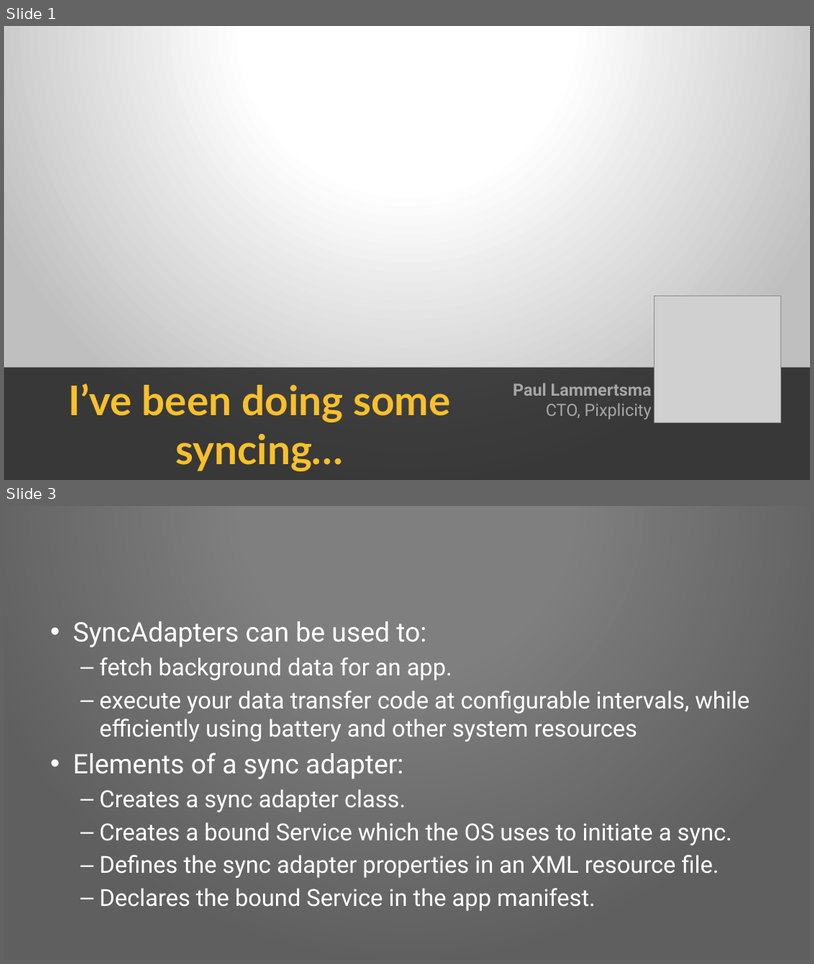
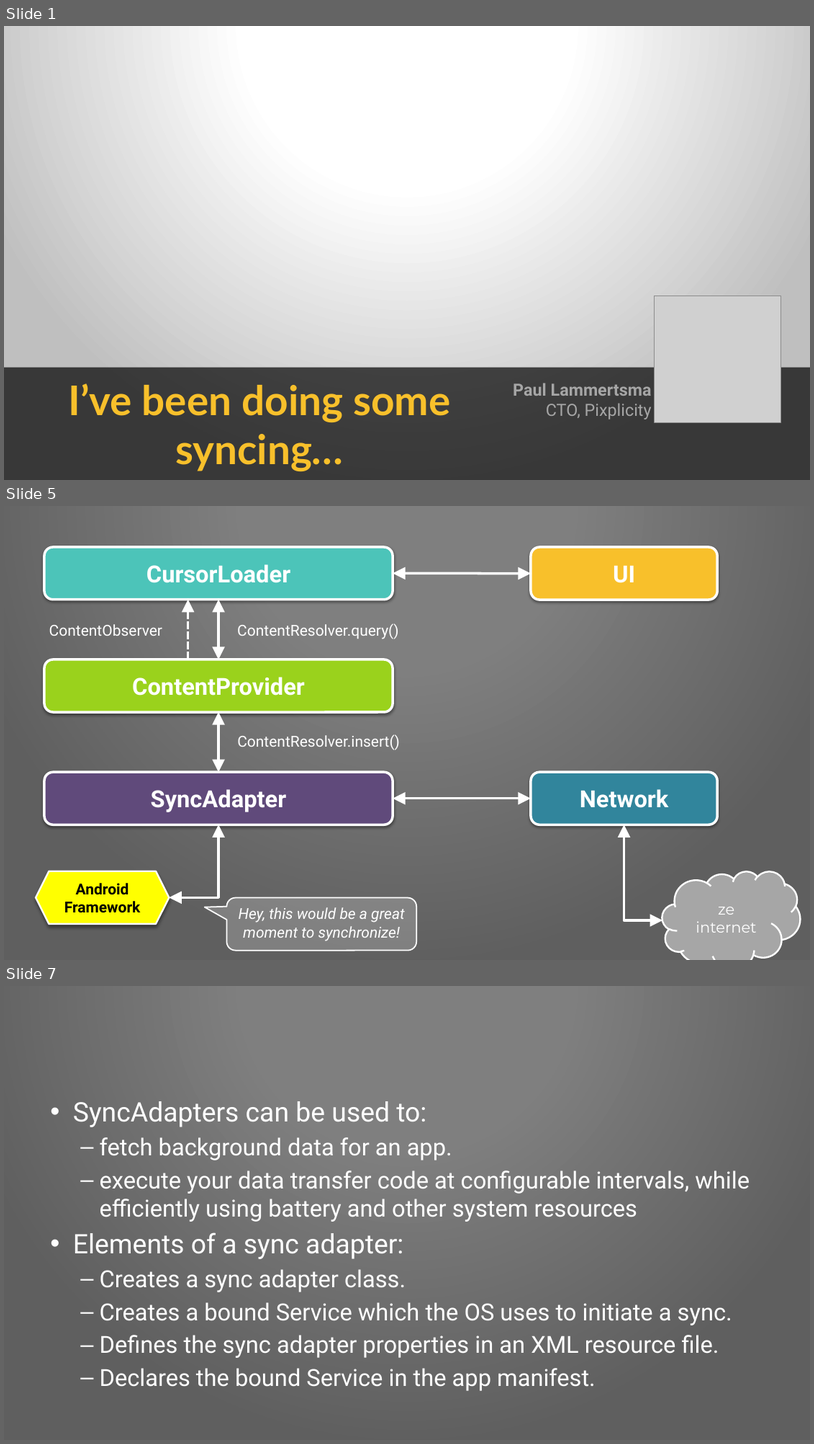
Before and after one commit to Pixplicity/sync-demo, a slide deck: I've been doing some syncing.pptx. Shown one above the other, each under a label of ours: slides 1 and 3 before the commit, slides 1, 5 and 7 after it; the slides between them are not shown. The pictures are 814x964 and 814x1444 pixels, drawn with LibreOffice and Linux fonts; fonts in the diff are those of the drawing; grey boxes stand for pictures; background and template pictures are left out. Boxes give left, top, right and bottom in pixels: in the first picture for what was removed or moved away, otherwise in the second. Text is boxed around its words. In the diff, an @@ line names an element or a change of style, - is before the commit and + after.

```diff
--- a/I've been doing some syncing.pptx
+++ b/I've been doing some syncing.pptx
@@ slide 5 added at (x1=4, y1=506, x2=810, y2=960), background picture (left out); not listed: 1 template element that a slide beside it also shows @@
@@ rounded rectangle added at (x1=44, y1=547, x2=393, y2=600), fill #4CC4B9, outline #FFFFFF 3 pt, 28 pt, text #FFFFFF, bold @@
+CursorLoader
@@ rounded rectangle added at (x1=531, y1=547, x2=718, y2=600), fill #F8C02B, outline #FFFFFF 3 pt, 28 pt, text #FFFFFF, bold @@
+UI
@@ double arrow added from (393, 573) to (531, 573), #FFFFFF 3 pt @@
@@ arrow added from (188, 659) to (188, 600), #FFFFFF 3 pt dashed @@
@@ double arrow added from (219, 600) to (219, 659), #FFFFFF 3 pt @@
@@ text added at (x1=49, y1=624, x2=162, y2=636), 18 pt, text #FFFFFF @@
+ContentObserver
@@ text added at (x1=237, y1=623, x2=399, y2=639), 18 pt, text #FFFFFF @@
+ContentResolver.query()
@@ rounded rectangle added at (x1=44, y1=659, x2=393, y2=713), fill #9AD21C, outline #FFFFFF 3 pt, 28 pt, text #FFFFFF, bold @@
+ContentProvider
@@ double arrow added from (219, 713) to (219, 772), #FFFFFF 3 pt @@
@@ text added at (x1=237, y1=734, x2=400, y2=750), 18 pt, text #FFFFFF @@
+ContentResolver.insert()
@@ rounded rectangle added at (x1=44, y1=772, x2=393, y2=825), fill #604A7B, outline #FFFFFF 3 pt, 28 pt, text #FFFFFF, bold @@
+SyncAdapter
@@ rounded rectangle added at (x1=531, y1=772, x2=718, y2=825), fill #31859C, outline #FFFFFF 3 pt, 28 pt, text #FFFFFF, bold @@
+Network
@@ double arrow added from (393, 798) to (531, 798), #FFFFFF 3 pt @@
@@ elbow double arrow added from (219, 825) to (169, 898), #FFFFFF 3 pt @@
@@ elbow double arrow added from (625, 825) to (663, 921), #FFFFFF 3 pt @@
@@ hexagon added at (x1=36, y1=871, x2=169, y2=924), fill #FFFF00, outline #FFFFFF 2 pt, 18 pt, text #000000, bold @@
+Android Framework
@@ cloud added at (x1=663, y1=871, x2=801, y2=960), fill #A6A6A6, outline #FFFFFF 2 pt, 18 pt, text #FFFFFF @@
+ze internet
@@ rounded speech box added at (x1=226, y1=898, x2=417, y2=950), fill #FFFFFF at 20% opacity, outline #FFFFFF 1.5 pt @@
@@ text added at (x1=239, y1=907, x2=405, y2=941), 18 pt, text #FFFFFF, italic @@
+Hey, this would be a great moment to synchronize!
@@ what was slide 3 is now slide 7 @@
```
Also in this commit, not shown: 2 slides changed, 7 other slides added.
